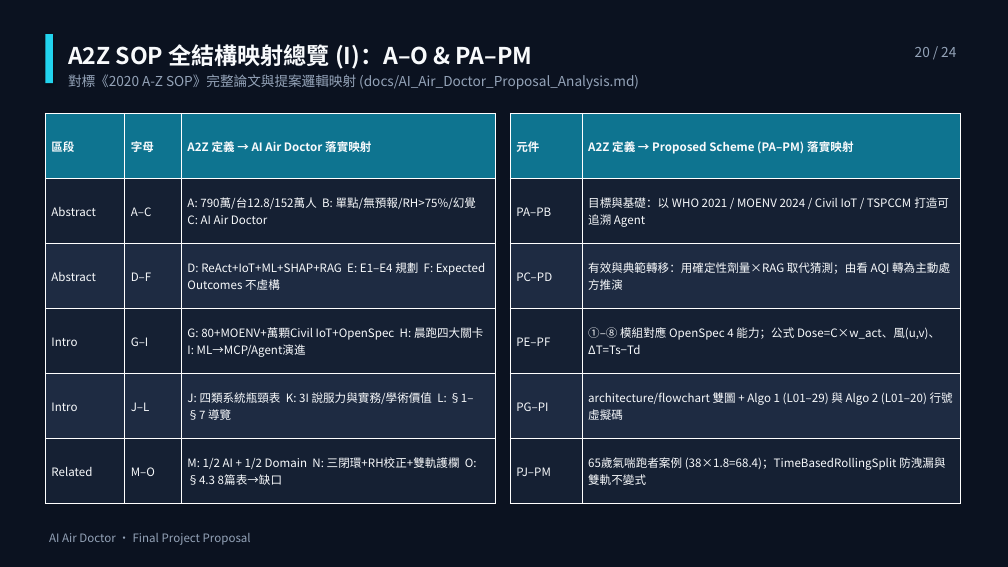
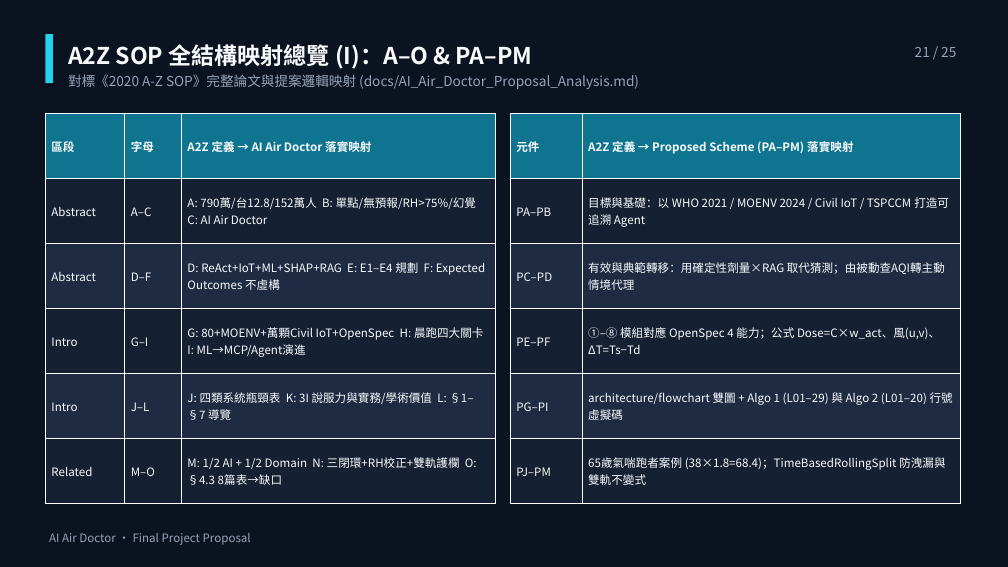
Before and after one commit to ajidohf9/DIC3_Proposal_Refactor_OpenSpec, a slide deck: slide 21 of docs/Proposal_AI_Air_Doctor.pptx (slide 20 before the commit). Drawn at 1008x567 pixels with LibreOffice and Linux fonts; fonts in the diff are those of the drawing. Boxes give left, top, right and bottom in pixels: in the first picture for what was removed or moved away, otherwise in the second. Text is boxed around its words. In the diff, an @@ line names an element or a change of style, - is before the commit and + after.

```diff
--- a/docs/Proposal_AI_Air_Doctor.pptx
+++ b/docs/Proposal_AI_Air_Doctor.pptx
@@ text at bbox=[915, 47, 956, 57]: text changed @@
-20 / 24
+21 / 25
@@ table at bbox=[510, 113, 960, 504] @@
-row 3, column 2: 有效與典範轉移：用確定性劑量×RAG 取代猜測；由看 AQI 轉為主動處方推演
+row 3, column 2: 有效與典範轉移：用確定性劑量×RAG 取代猜測；由被動查AQI轉主動情境代理
```
Also in this commit, not shown: 22 other slides changed, 1 slide added, 9 other files.
